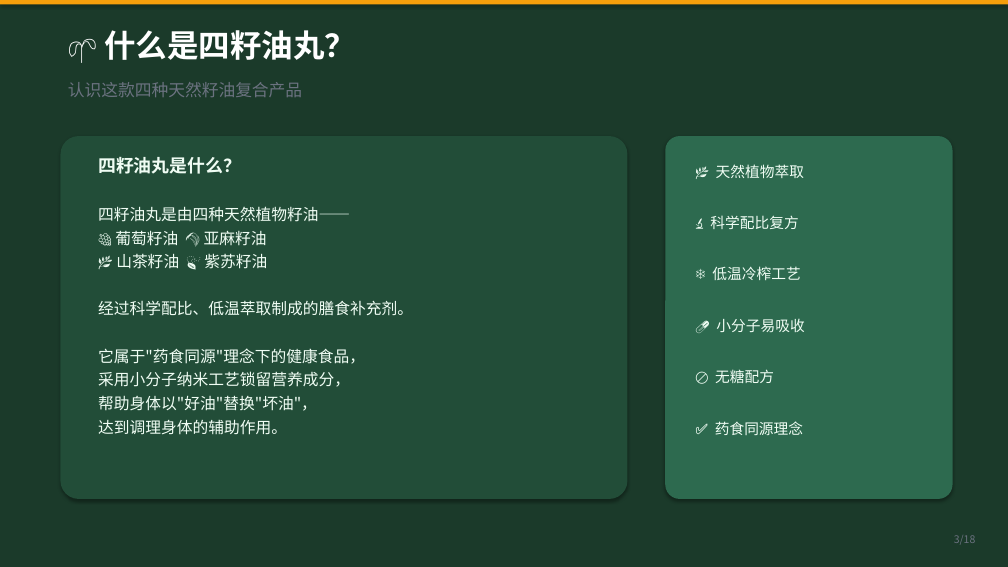
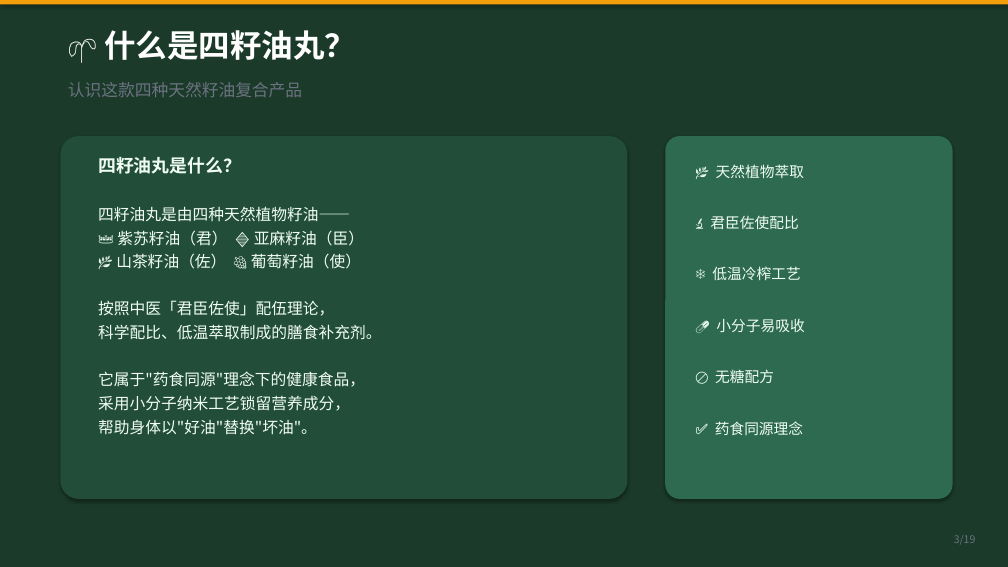
Before and after one commit to unclefrankie422/boyboy-manager, a slide deck: slide 3 of why-four-seed-oil.pptx. Drawn at 1008x567 pixels with LibreOffice and Linux fonts; fonts in the diff are those of the drawing. Boxes give left, top, right and bottom in pixels: in the first picture for what was removed or moved away, otherwise in the second. Text is boxed around its words. In the diff, an @@ line names an element or a change of style, - is before the commit and + after.

Commit message:
四籽油丸PPT v2：按君臣佐使配伍理论重新排列四种油顺序（君紫苏·臣亚麻·佐山茶·使葡萄），新增配伍理论专页，19页

```diff
--- a/why-four-seed-oil.pptx
+++ b/why-four-seed-oil.pptx
@@ text at [98,230,381,340]: text changed @@
-🍇 葡萄籽油 🌾 亚麻籽油
-🌿 山茶籽油 🍃 紫苏籽油
-经过科学配比、低温萃取制成的膳食补充剂。
+👑 紫苏籽油（君） 🔷 亚麻籽油（臣）
+🌿 山茶籽油（佐） 🍇 葡萄籽油（使）
+按照中医「君臣佐使」配伍理论，
+科学配比、低温萃取制成的膳食补充剂。
@@ text at [710,215,798,230]: text changed @@
-🔬 科学配比复方
+🔬 君臣佐使配比
@@ text at [98,419,317,435]: text changed @@
-帮助身体以"好油"替换"坏油"，
-达到调理身体的辅助作用。
+帮助身体以"好油"替换"坏油"。
```
Also in this commit, not shown: 16 other slides changed, 2 slides added, 1 slide removed, 1 other file.
